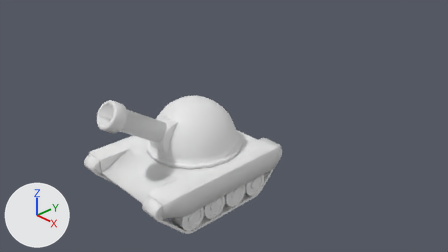
The Blender file Assets/Tank.blend: old version first, new version second.
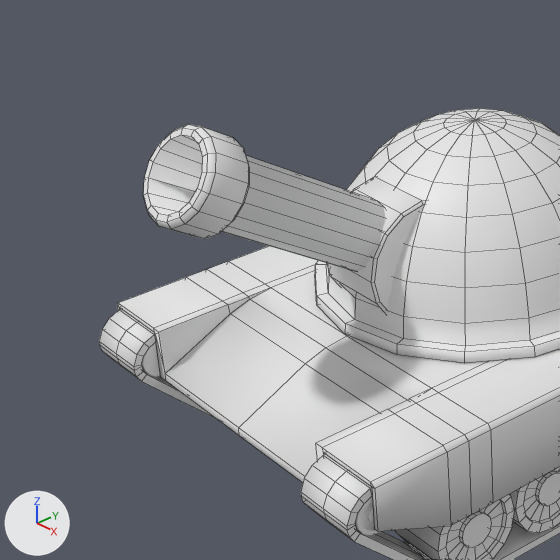
Each version is shown from the file's camera 'Camera', then close up on the part from 12% to 49% of the width and 25% to 90% of the height. Every picture has the same lights, and +X, +Y and +Z are marked at lower left. The close-ups show mesh edges as thin lines.

Script lines for the objects in view, before the commit:
```python
me_cube_001 = bpy.data.meshes.new('Cube.001')
me_cube_001.from_pydata(...)  # 177 vertices, 176 faces; spans x -1.08..1.08, y 0.0..1.11, z -1.08..1.08
me_cylinder_001 = bpy.data.meshes.new('Cylinder.001')
me_cylinder_001.from_pydata(...)  # 128 vertices, 114 faces; spans x -0.29..0.296, y -2.613..-1.148, z 0.516..1.717
me_cylinder_018 = bpy.data.meshes.new('Cylinder.018')
me_cylinder_018.from_pydata(...)  # 64 vertices, 50 faces; spans x -1.0..1.0, y -1.0..1.0, z -1.0..1.0
me_cylinder_018.polygons.foreach_set('use_smooth', [True] * 50)
ob_barrel = bpy.data.objects.new('Barrel', me_cylinder_001)
ob_barrel.location = (0.0, 0.0, 0.0)
ob_barrel_001 = bpy.data.objects.new('Barrel.001', me_cylinder_018)
ob_barrel_001.location = (0.001, -0.995, 0.519)
ob_barrel_001.rotation_euler = (0.0, 1.571, 0.0)  # degrees (0, 90, 0)
ob_barrel_001.scale = (0.404, 0.404, -0.244)
ob_turret = bpy.data.objects.new('Turret', me_cube_001)
ob_turret.location = (-0.011, -0.367, 0.08)
ob_turret.rotation_euler = (1.571, 0.0, 0.0)  # degrees (90, 0, 0)
# also in view: 'Body' at (0.0, -0.61, -0.36); 'Left Track' at (1.1, -0.64, -0.48); 'Cylinder.004' at (1.11, -1.53, -0.62); 'Right Track' at (-1.1, -0.64, -0.48); 'Cylinder.005' at (1.11, -0.95, -0.62)
```
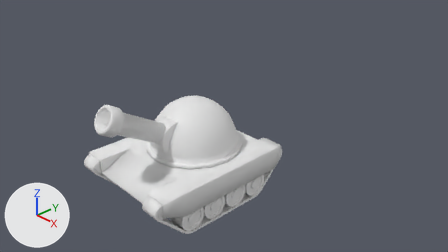
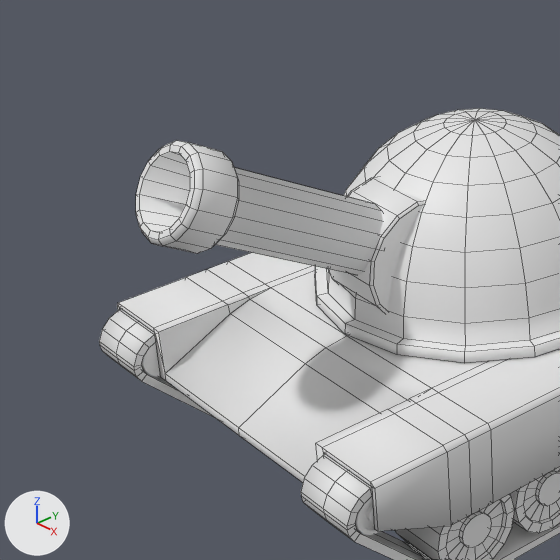
Where the newer file only moved an object's origin or applied its transform, the numbers keep the older frame.

What the commit changed:
me_cylinder_018 is used by ob_barrel_001; location (0.001, -0.995, 0.519); rotation (0.0, 1.571, 0.0), in degrees (0, 90, 0); scale (0.404, 0.404, -0.244).
me_cylinder_018 had 64 vertices, 50 faces and spanned x -1.0..1.0, y -1.0..1.0, z -1.0..1.0.
me_cylinder_018 now has 64 vertices, 50 faces and spans x -0.25..0.25, y -0.4..0.4, z -0.4..0.4.
me_cylinder_018 part 1: the whole mesh is rebuilt.
Part 2, on me_cylinder_018:
50 vertices are added at x -0.25..0.25, y -0.4..0.4, z -0.4..0.39.
8 new vertices lie (0.46, 0.0, 0.01) away from vertices in x -0.24..-0.22, y -0.4..0.4, z -0.4..0.39.
6 new vertices lie (0.47, 0.0, 0.01) away from vertices in x -0.24..-0.23, y -0.4..0.4, z -0.34..0.33.
50 new faces join them.
me_cylinder_001 has 128 vertices, 114 faces and spans x -0.29..0.296, y -2.613..-1.148, z 0.516..1.717.
me_cylinder_001 is used by ob_barrel; location (0.0, 0.0, 0.0).
me_cylinder_001 part 3: the whole mesh is multiplied about its middle by the matrix ((1.0, 0.021, -0.011), (-0.022, 0.998, -0.06), (0.01, 0.06, 0.998)), then moved by (-0.013, -0.036, -0.056).
Object 'Barrel.001' (ob_barrel_001) is rescaled from (0.404, 0.404, -0.244) to (1.0, 1.0, 1.0).
Object 'Barrel.001' (ob_barrel_001) turns from (0, 90, 0) to (60, 0, 0) degrees about x, y and z.

Pixel boxes [x1, y1, x2, y2] of what changed, in the close-ups (560 x 560 px):
'Barrel', reshaped (8% shorter)
    before: [143, 124, 386, 271]
    after: [136, 140, 383, 275]
'Barrel.001', reshaped, turned, rescaled
    before: [327, 176, 425, 314]
    after: [329, 177, 425, 313]
part 1 of me_cylinder_018, deleted
    before: [327, 176, 425, 314]
part 2 of me_cylinder_018, added
    after: [329, 177, 425, 313]
